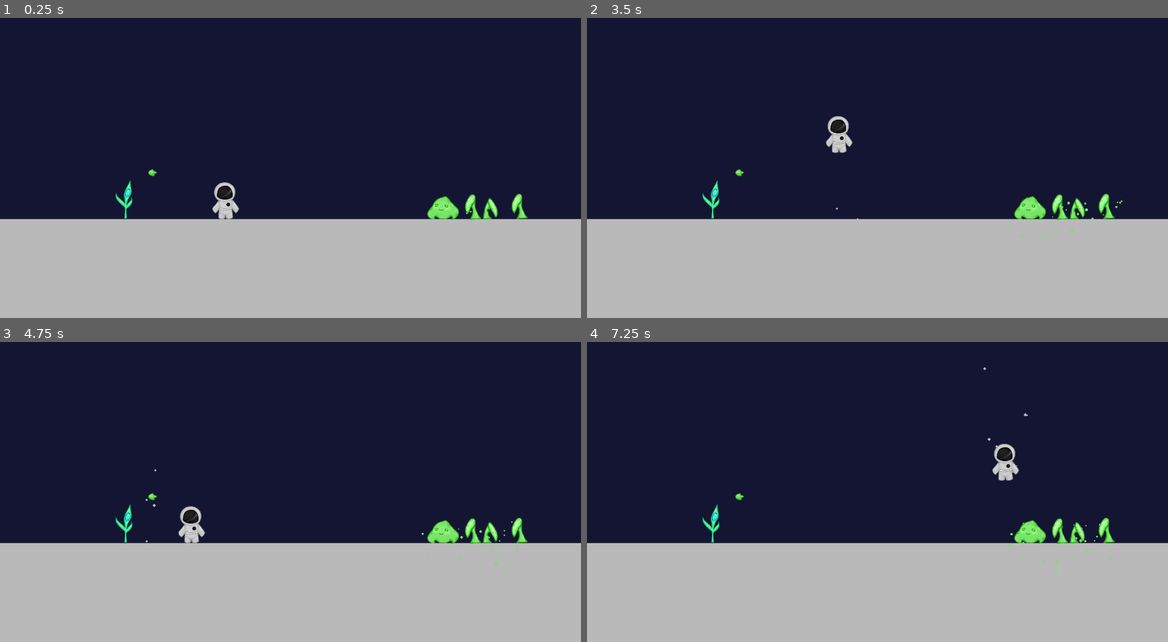
Above: before the commit, frames 1-4 (two rows, left to right).
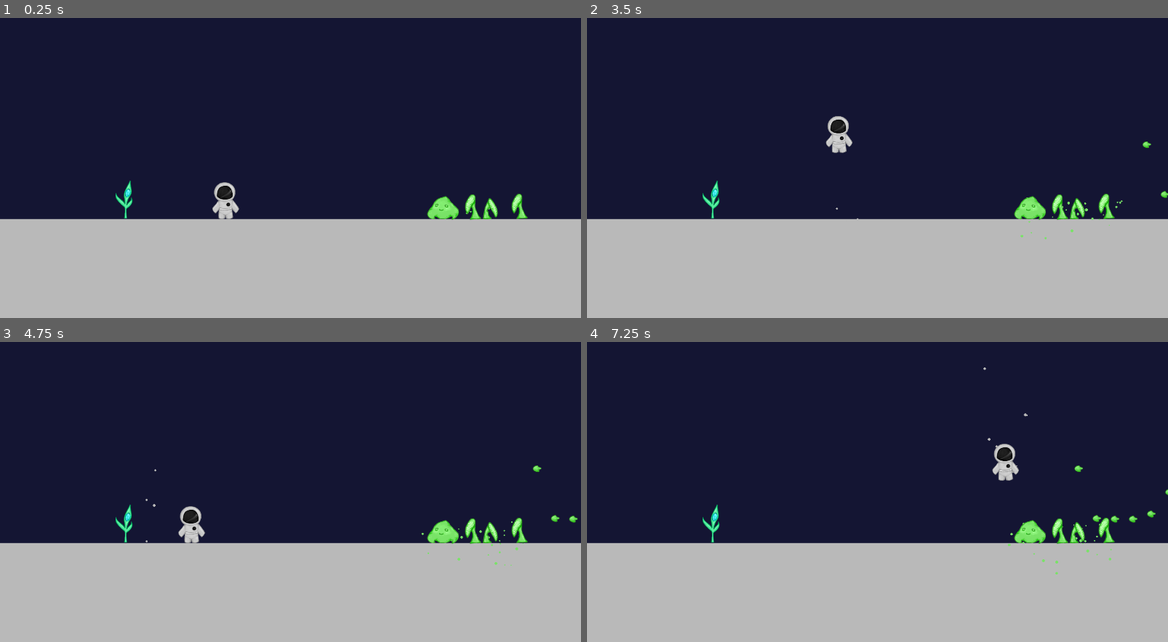
Above: after the commit, the same moments.

Repository: 7riciu/out-of-space
Game: Godot game, scene res://scenes/game.tscn
Same seed, same stepped clock (60 frames per second), same inputs: the game is played once before the commit and once after it.
Inputs:
- Up to frame 1 (0.25 s): no input
- Up to frame 2 (3.5 s): tap Enter at 0.5 s; hold D (Right) 0.53-2.03 s; tap E (e) at 0.6, 1.35, 2.3, 3.05 s; tap Space (Jump) at 0.77, 1.52, 3.02 s; hold A (Left) from 2.03 s (still down); tap Alt at 2.1 s; tap Shift at 2.85 s
- Up to frame 3 (4.75 s): tap E (e) at 3.6, 4.35 s; tap Space (Jump) at 3.77, 4.52 s; release A (Left) at 4.28 s; hold D (Right) from 4.28 s (still down)
- Up to frame 4 (7.25 s): keep holding D (Right); tap Alt at 5.1 s; tap E (e) at 5.3, 6.05, 6.6 s; tap Shift at 5.85 s; tap Space (Jump) at 6.02, 6.77 s

The runs differ from the first frame. In frame 1, less than 0.1% of the frame differs, in the area x 25-28%, y 50-53%; in frame 2, less than 0.1%; in frame 3, 0.1%; in frame 4, 0.2%, in the area x 25-100%, y 41-61%.

Commit message:
I added movement and spawn limit to storm particles <3

Diff:
--- a/scripts/storm.gd
+++ b/scripts/storm.gd
@@ -1,9 +1,21 @@
 extends Area2D
 @onready var storm_attack_particle_scene = preload("res://scenes/storm_attack_particle.tscn")
 @onready var storm_attack_particle_instance = null
+var storm_running = false
+var storm_cooldown = 120
 
 func _process(_delta: float) -> void:
-	if storm_attack_particle_instance == null:
-		storm_attack_particle_instance = storm_attack_particle_scene.instantiate()
-		storm_attack_particle_instance.global_position = Vector2(randi_range(100, 1000), randi_range(500, 700))
-		get_tree().current_scene.add_child(storm_attack_particle_instance)
+	if not storm_running:
+		storm()
+		storm_running = true
+		await get_tree().create_timer(120).timeout
+		storm_running = false
+
+func storm():
+	for i in randi_range(4, 7):
+		storm_attack_particle_instance = null
+		if storm_attack_particle_instance == null:
+			await get_tree().create_timer(1.0).timeout
+			storm_attack_particle_instance = storm_attack_particle_scene.instantiate()
+			storm_attack_particle_instance.global_position = Vector2(2000, randi_range(500, 700))
+			get_tree().current_scene.add_child(storm_attack_particle_instance)
--- a/scripts/storm_attack_particle.gd
+++ b/scripts/storm_attack_particle.gd
@@ -8,8 +8,11 @@
 	self.body_exited.connect(on_body_exited)
 
 func _process(_delta: float) -> void:
+	self.position = self.position - Vector2(1, 0)
 	if can_interact:
 		player.health -= 10
+	if self.position == Vector2(0, 0):
+		queue_free()
 
 func on_body_entered(body):
 	if body.is_in_group("player"):
